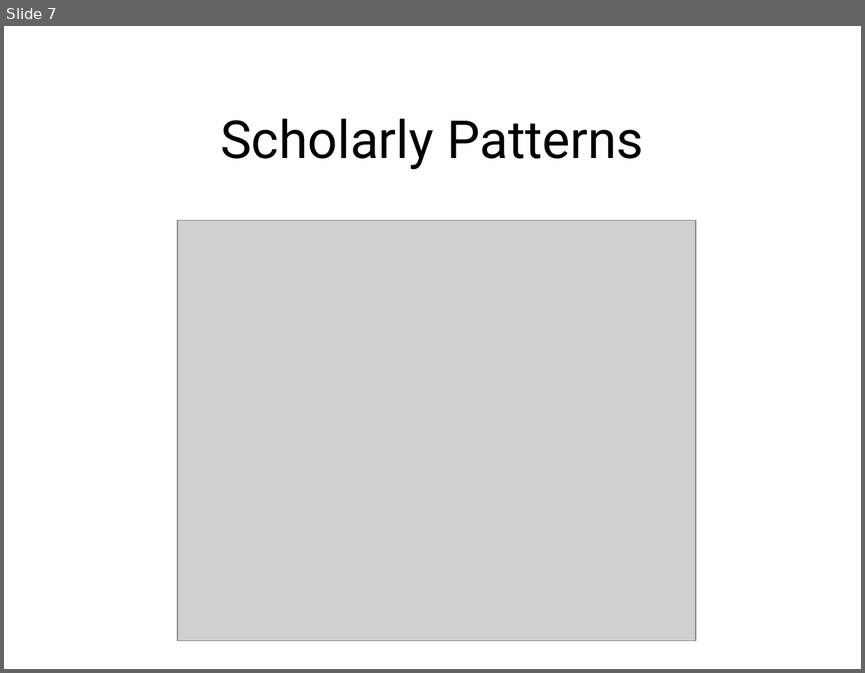
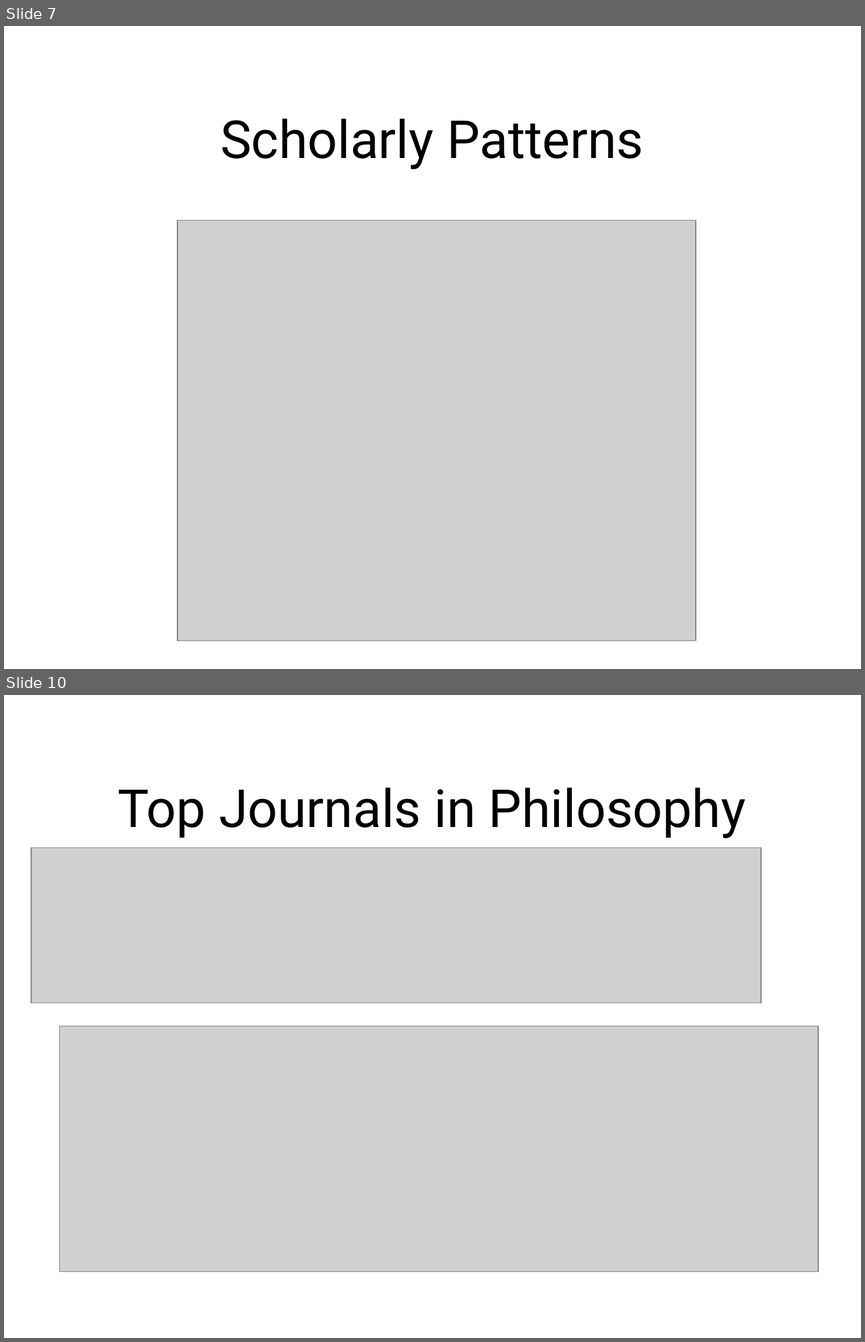
Before and after one commit to HeardLibrary/graphs-without-ontologies, a slide deck: vivo.pptx. Shown one above the other, each under a label of ours: slide 7 before the commit, slides 7 and 10 after it; the slides between them are not shown. The pictures are 865x673 and 865x1342 pixels, drawn with LibreOffice and Linux fonts; fonts in the diff are those of the drawing; grey boxes stand for pictures; background and template pictures are left out. Boxes give left, top, right and bottom in pixels: in the first picture for what was removed or moved away, otherwise in the second. Text is boxed around its words. In the diff, an @@ line names an element or a change of style, - is before the commit and + after.

```diff
--- a/vivo.pptx
+++ b/vivo.pptx
@@ slide 10 added at <box>4,695,861,1338</box>, background picture (left out) @@
@@ title added at <box>118,787,746,838</box>, 44 pt, text #000000 @@
+Top Journals in Philosophy
@@ picture added at <box>31,847,762,1002</box> @@
@@ picture added at <box>60,1025,818,1271</box> @@
```
Also in this commit, not shown: 1 slide changed, 4 other slides added, 1 slide removed.
